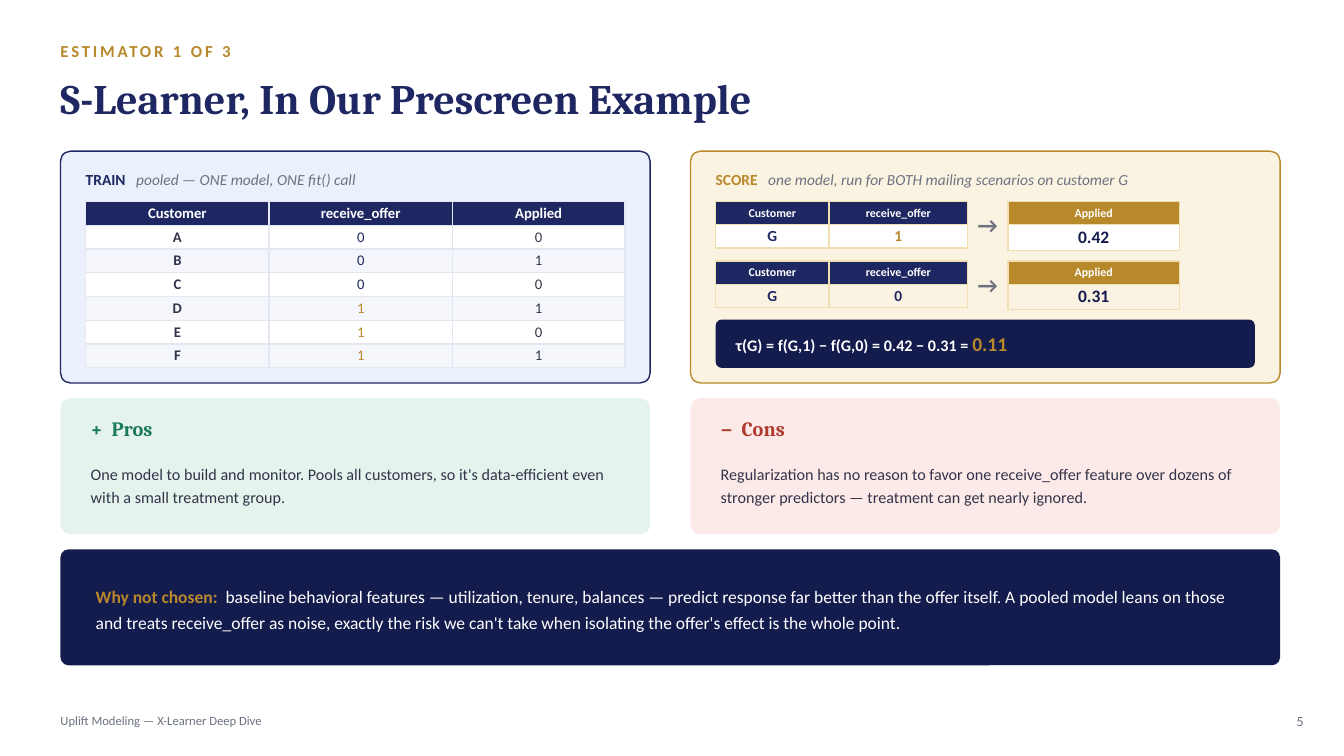
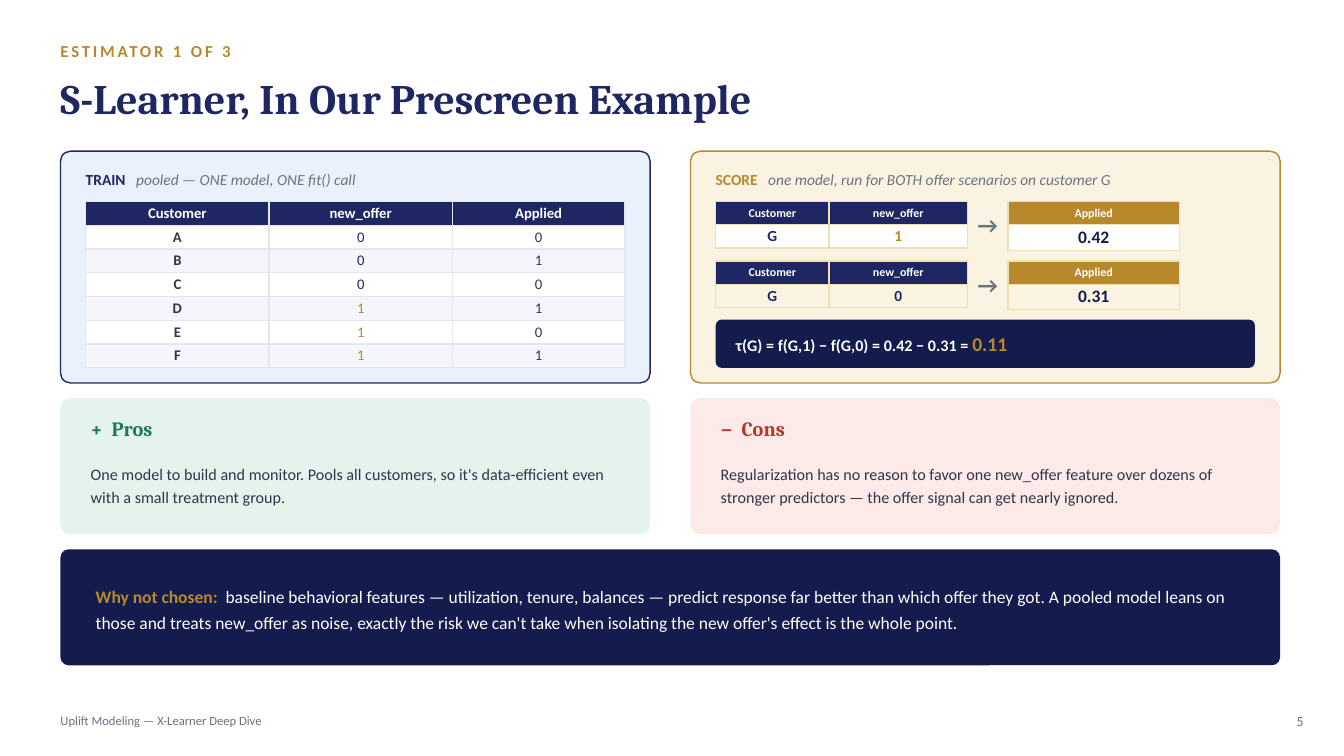
Before and after one commit to crystal1361/uplift-model, a slide deck: slide 5 of uplift_model_deck.pptx. Drawn at 1344x756 pixels with LibreOffice and Linux fonts; fonts in the diff are those of the drawing. Boxes give left, top, right and bottom in pixels: in the first picture for what was removed or moved away, otherwise in the second. Text is boxed around its words. In the diff, an @@ line names an element or a change of style, - is before the commit and + after.

```diff
--- a/uplift_model_deck.pptx
+++ b/uplift_model_deck.pptx
@@ text at [716,174,1111,187]: text changed @@
-SCORE one model, run for BOTH mailing scenarios on customer G
+SCORE one model, run for BOTH offer scenarios on customer G
@@ table at [86,202,625,368] @@
-row 1, column 2: receive_offer
+row 1, column 2: new_offer
@@ table at [716,202,968,248] @@
-row 1, column 2: receive_offer
+row 1, column 2: new_offer
@@ table at [716,261,968,308] @@
-row 1, column 2: receive_offer
+row 1, column 2: new_offer
@@ text at [721,469,1212,506]: text changed @@
-Regularization has no reason to favor one receive_offer feature over dozens of stronger predictors — treatment can get nearly ignored.
+Regularization has no reason to favor one new_offer feature over dozens of stronger predictors — the offer signal can get nearly ignored.
@@ text at [96,590,1224,632]: text changed @@
-Why not chosen: baseline behavioral features — utilization, tenure, balances — predict response far better than the offer itself. A pooled model leans on those and treats receive_offer as noise, exactly the risk we can't take when isolating the offer's effect is the whole point.
+Why not chosen: baseline behavioral features — utilization, tenure, balances — predict response far better than which offer they got. A pooled model leans on those and treats new_offer as noise, exactly the risk we can't take when isolating the new offer's effect is the whole point.
```
Also in this commit, not shown: 8 other slides changed, 1 other file.
